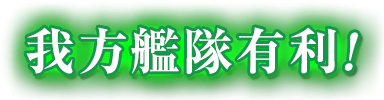
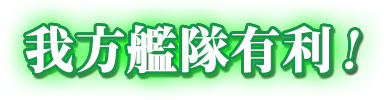
Layers edited between the first and the second 384×100 image:
removed layer "We have the advantage!" over (26, 27, 358, 74)
removed layer "We have the advantage! 拷貝" over (2, 1, 384, 100)
added group "Text + Dropshadow" with 2 layers above "battle_jin_007" over (23, 22, 362, 77)
added layer "Text" in group "Text + Dropshadow" over (26, 25, 359, 74)
added layer "Text 拷貝" in group "Text + Dropshadow" over (23, 22, 362, 77)
